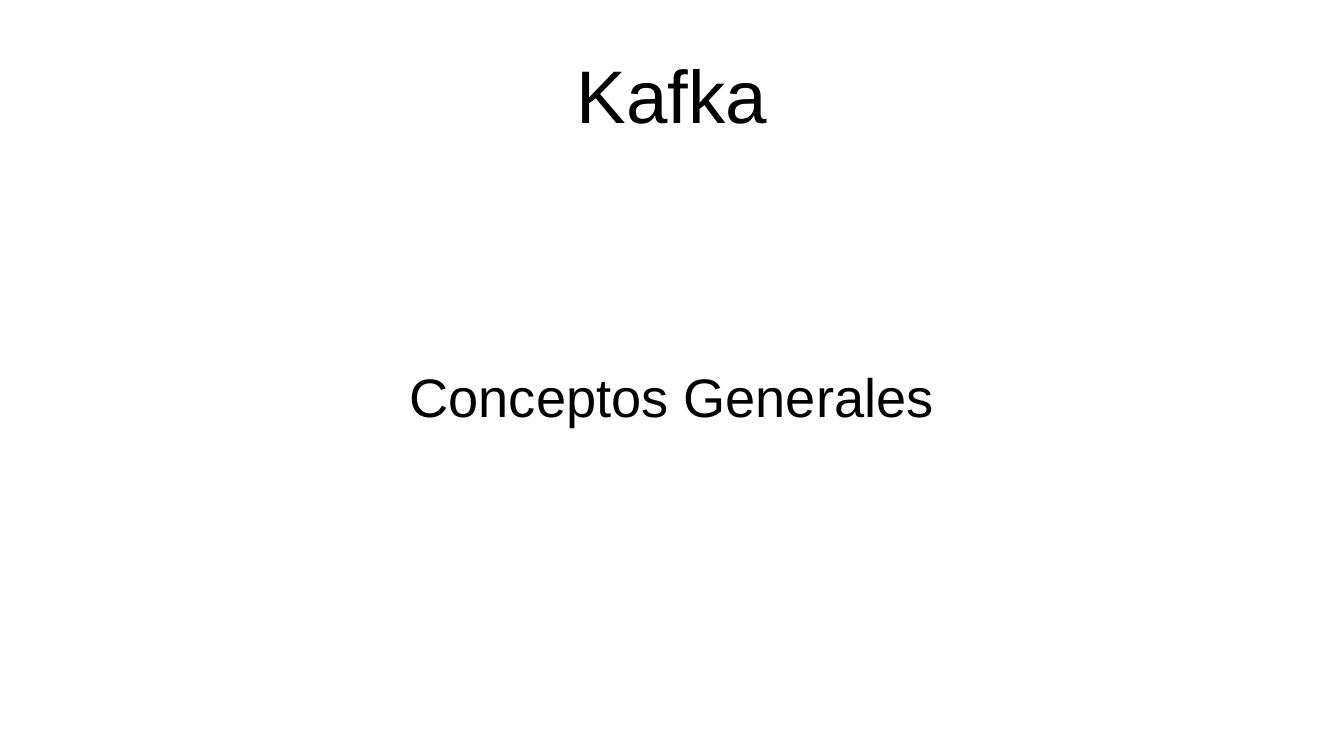
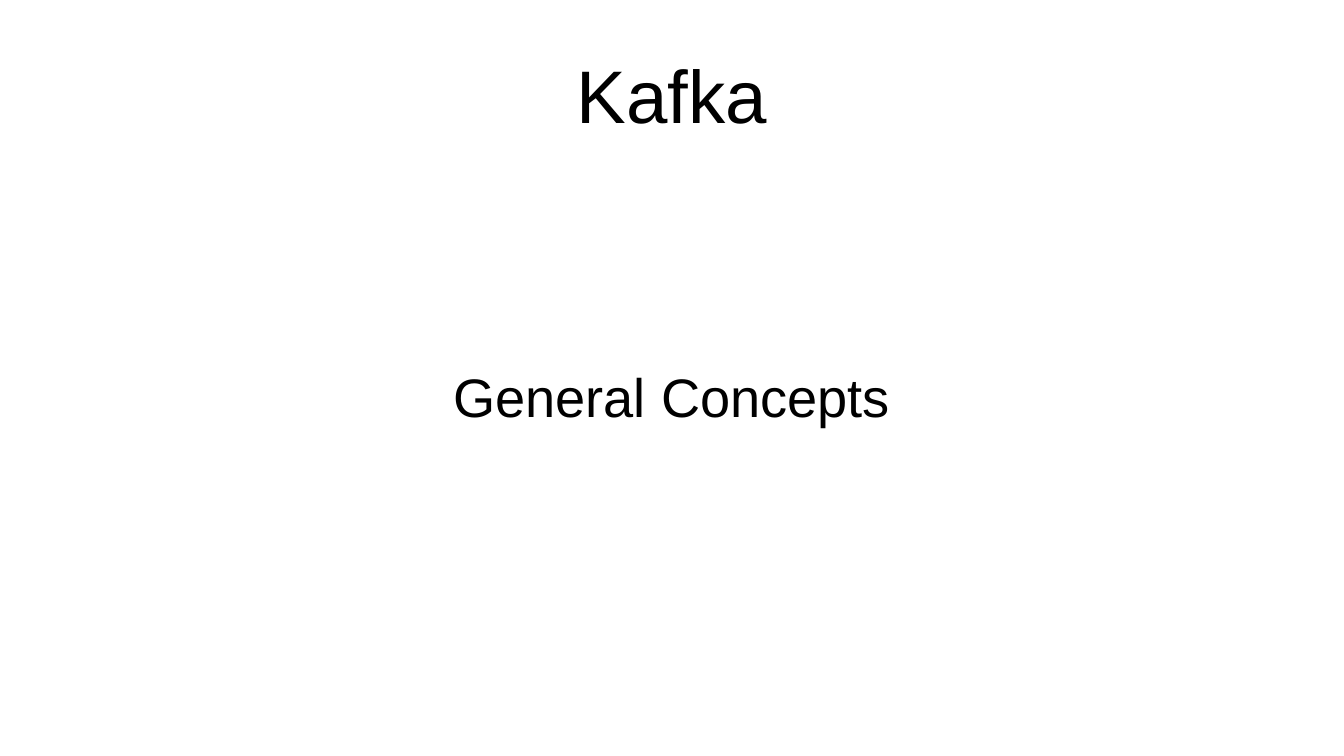
Before and after one commit to rogithub/kafka-client-dotnet, a slide deck: slide 1 of presentacion/kafka.odp. Drawn at 1344x756 pixels with LibreOffice and Linux fonts; fonts in the diff are those of the drawing. Boxes give left, top, right and bottom in pixels: in the first picture for what was removed or moved away, otherwise in the second. Text is boxed around its words. In the diff, an @@ line names an element or a change of style, - is before the commit and + after.

```diff
--- a/presentacion/kafka.odp
+++ b/presentacion/kafka.odp
@@ subtitle at (453, 377, 890, 427): text changed @@
-Conceptos Generales
+General Concepts
```
Also in this commit, not shown: 2 other slides changed, 2 slides added, 2 slides removed.
